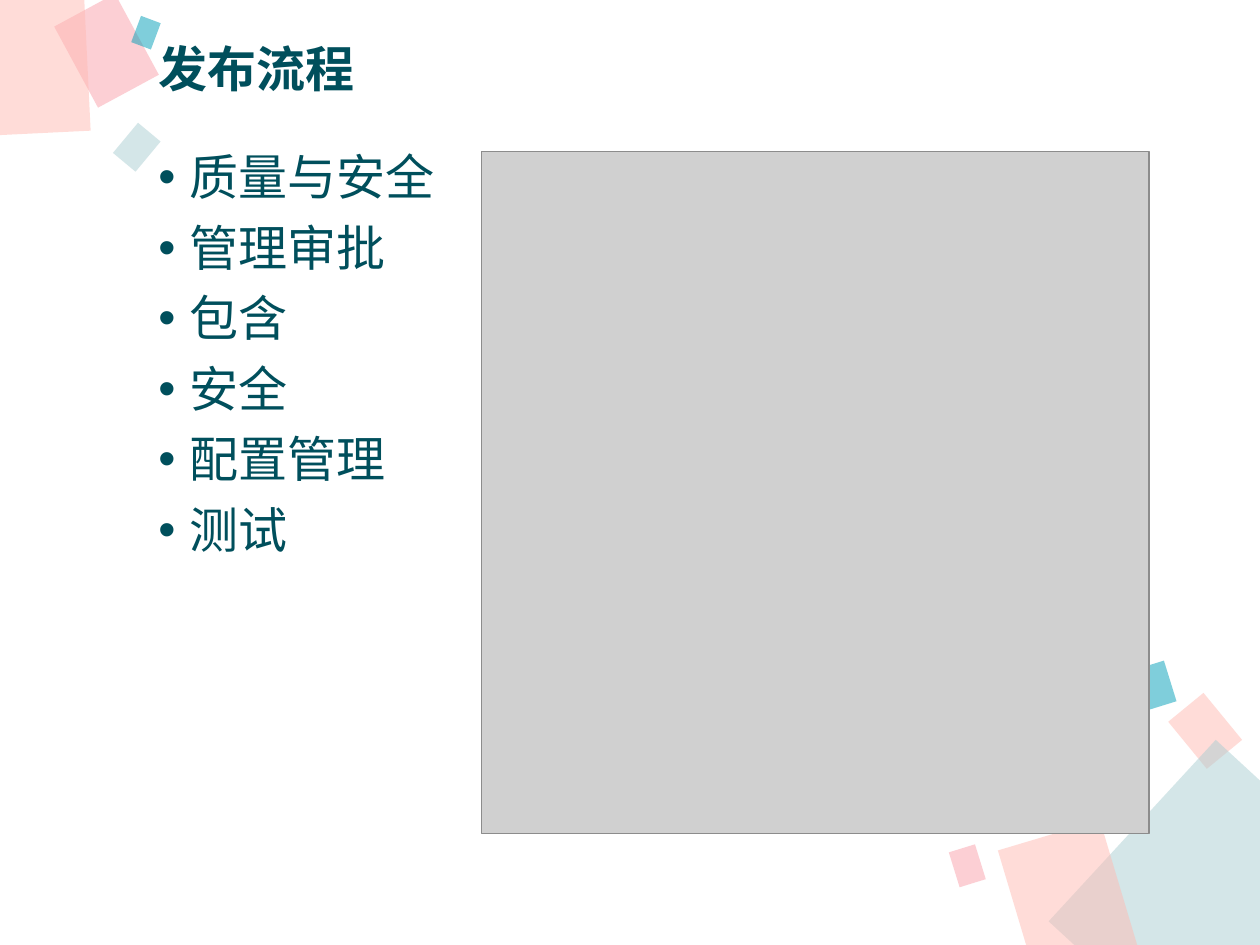
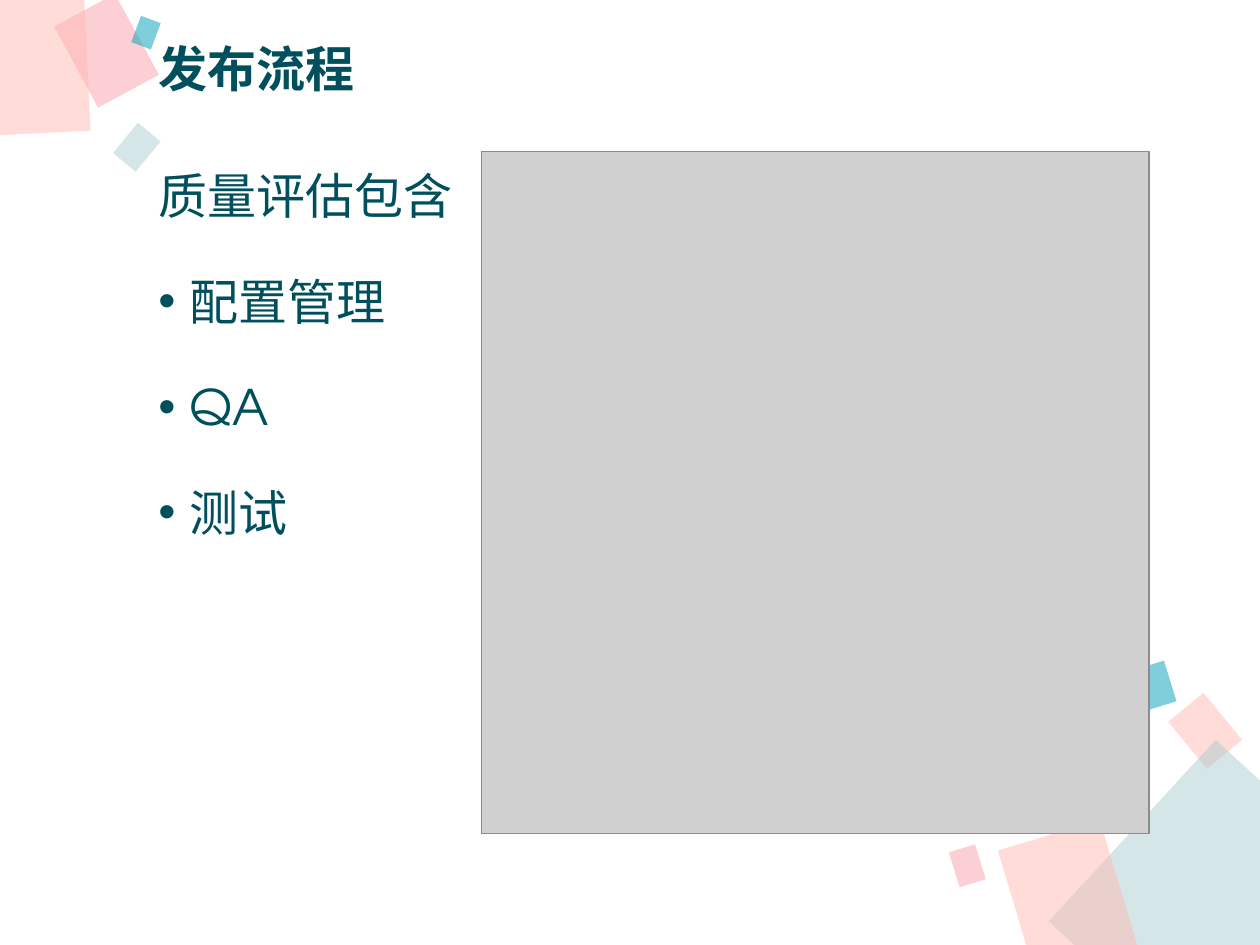
Before and after one commit to xianmomo/demo, a slide deck: slide 11 of 新员工入职指引/信息技术部版本构建及发布过程.pptx. Drawn at 1260x945 pixels with LibreOffice and Linux fonts; fonts in the diff are those of the drawing; grey boxes stand for pictures. Boxes give left, top, right and bottom in pixels: in the first picture for what was removed or moved away, otherwise in the second. Text is boxed around its words. In the diff, an @@ line names an element or a change of style, - is before the commit and + after.

```diff
--- a/新员工入职指引/信息技术部版本构建及发布过程.pptx
+++ b/新员工入职指引/信息技术部版本构建及发布过程.pptx
@@ text "质量评估包含": place and size @@
-text "质量评估包含" at (190,153,435,552)
+text "质量评估包含" at (158,172,452,535)
@@ text at (158,172,452,218): text changed @@
-• 质量与安全
-• 管理审批
-• 包含
-• 安全
+质量评估包含
@@ text at (190,278,386,535): line spacing 0.9 to 1.5 @@
@@ text at (190,388,269,426): paragraph added @@
+• QA
```
Also in this commit, not shown: 8 other slides changed, 1 slide added, 1 slide removed.
